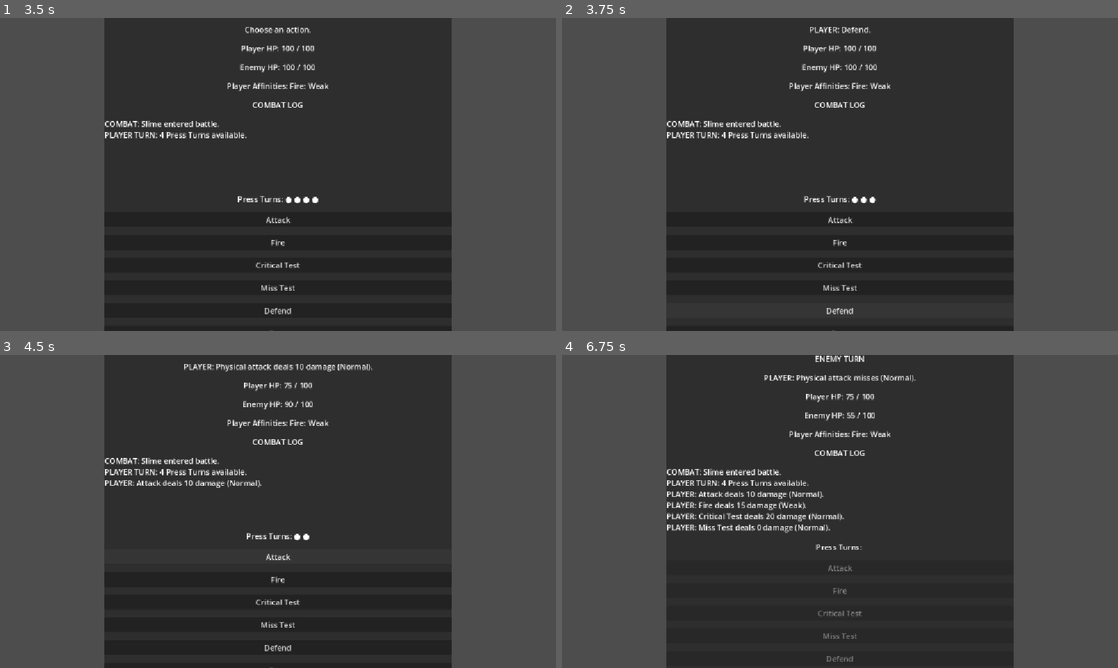
Above: before the commit, frames 1-4 (two rows, left to right).
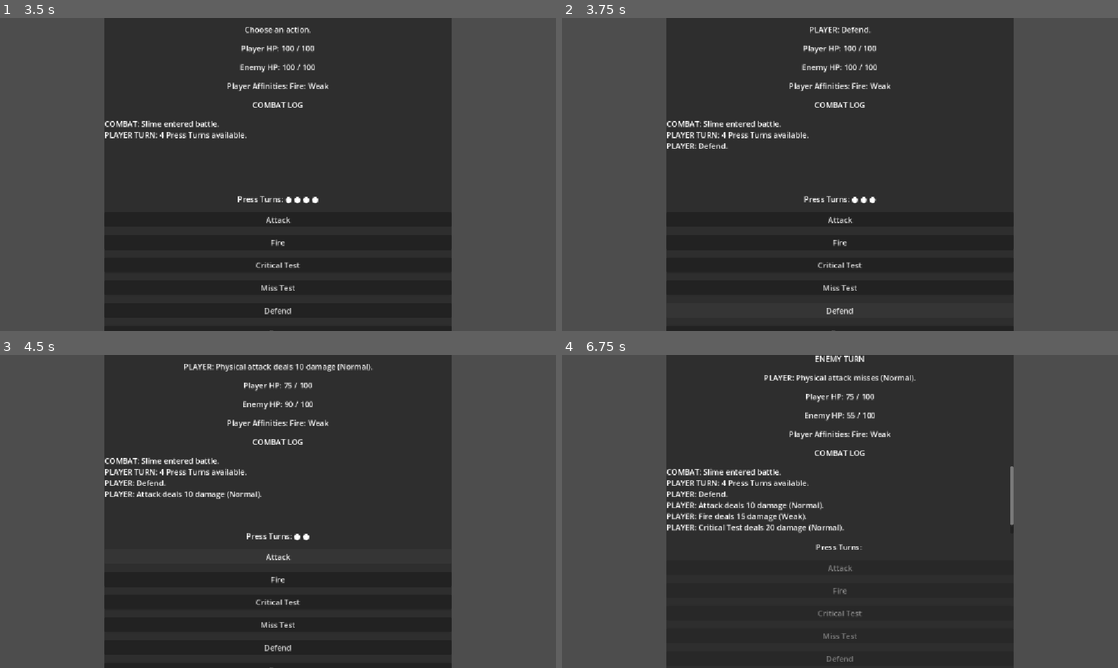
Above: after the commit, the same moments.

Repository: salexume94-pixel/Scripts
Game: Godot game, scene res://scenes/World.tscn
The game is run twice, just before and just after one commit, with the same random seed, the same clock (stepped at 60 frames per second) and the same inputs.
Inputs:
- Up to frame 1 (3.5 s): tap Enter at 0.5 s; hold Right (ui_right) 0.53-1.28 s; tap E at 0.6 s; hold Down (ui_down) 1.28-2 s; tap I at 1.35 s; click "Test Damage (-25 HP)" at 2 s; click "Test Battle (Slime)" at 2.75 s
- Up to frame 2 (3.75 s): click "Defend" at 3.5 s
- Up to frame 3 (4.5 s): click "Attack" at 4.25 s
- Up to frame 4 (6.75 s): click "Fire" at 5 s; click "Critical Test" at 5.75 s; click "Miss Test" at 6.5 s

Frame 1 is identical in both runs. In frame 2, 0.1% of the frame differs, in the area x 18-30%, y 40-42%; in frame 3, 0.6%; in frame 4, 1.4%, in the area x 24-82%, y 35-57%.

Commit message:
Log Player Defend and Pass actions

Diff:
--- a/combat/battle.gd
+++ b/combat/battle.gd
@@ -60,12 +60,14 @@
 
 func _on_defend_pressed() -> void:
 	if CombatManager.player_defend():
+		CombatManager.add_combat_log("PLAYER: Defend.")
 		var action_label := get_node_or_null("CenterContainer/Panel/VBoxContainer/ActionLabel")
 		if action_label != null:
 			action_label.text = "PLAYER: Defend." if CombatManager.is_player_turn() else "PLAYER: Defend. ENEMY TURN."
 
 func _on_pass_pressed() -> void:
 	if CombatManager.player_pass():
+		CombatManager.add_combat_log("PLAYER: Pass.")
 		var action_label := get_node_or_null("CenterContainer/Panel/VBoxContainer/ActionLabel")
 		if action_label != null:
 			action_label.text = "PLAYER: Pass." if CombatManager.is_player_turn() else "PLAYER: Pass. ENEMY TURN."
